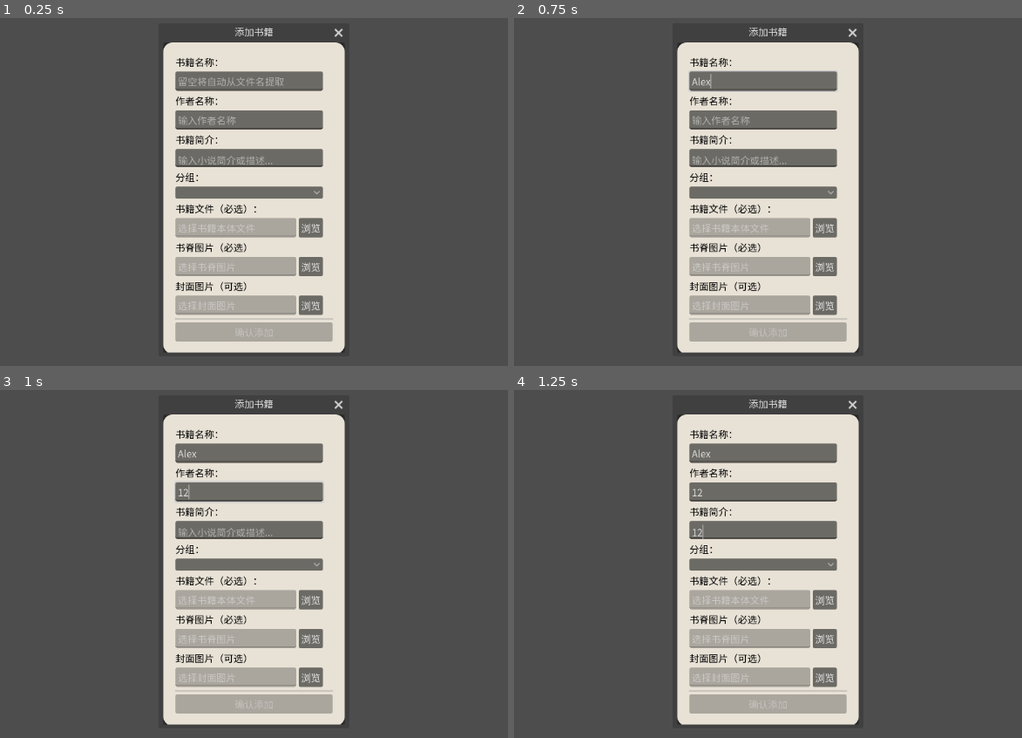
Above: before the commit, frames 1-4 (two rows, left to right).
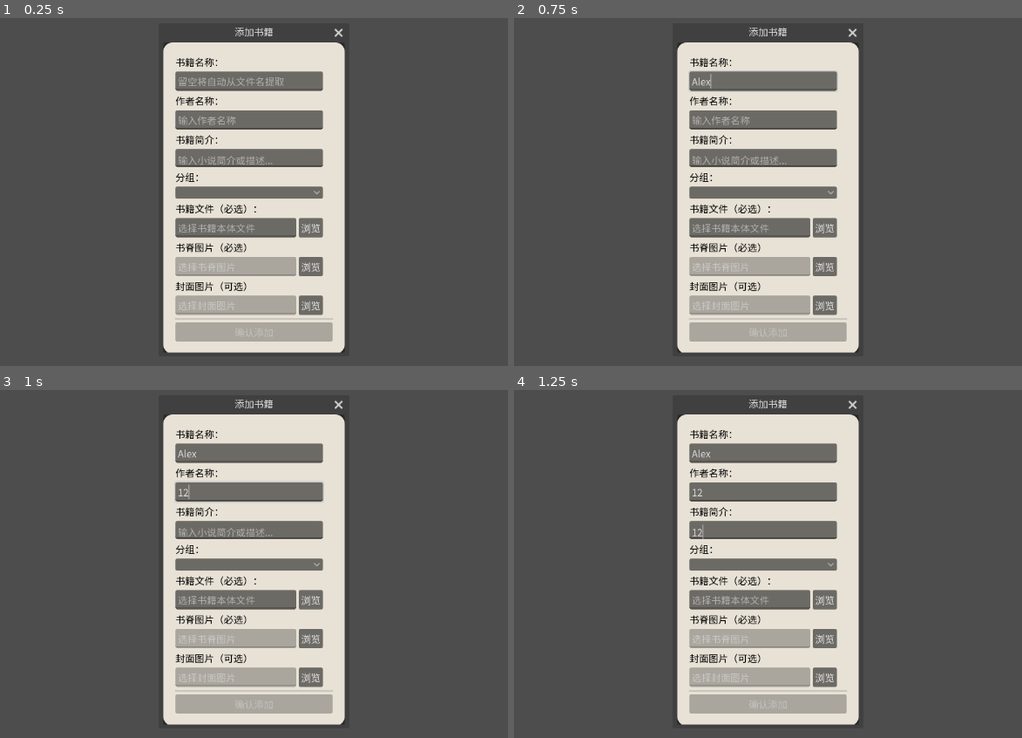
Above: after the commit, the same moments.

Repository: Yinguiqi/LifeLibrary
Game: Godot game, scene res://scenes/add_book_window.tscn
The game is run twice, just before and just after one commit, with the same random seed, the same clock (stepped at 60 frames per second) and the same inputs. This scene is started directly instead of the project's main scene.
Inputs (mouse positions are in pixels of both pictures, inside the frame that each line leads up to):
- Up to frame 1 (0.25 s): no input
- Up to frame 2 (0.75 s): click (762, 80) at 0.52 s; type "Alex" at 0.6 s
- Up to frame 3 (1 s): click (248, 490) at 0.75 s; type "12" at 0.83 s; click (248, 529) at 0.98 s
- Up to frame 4 (1.25 s): type "12" at 1.07 s

The runs differ from the first frame. In frame 1, 1.4% of the frame differs, in the area x 34-59%, y 57-64%; in frame 2, 1.4%; in frame 3, 1.4%; in frame 4, 1.4%.

Commit message:
暂且解决了bug，但是使用编辑书的信息，还是走主场景，到时候看情况改

Diff:
--- a/LibraryManager.gd
+++ b/LibraryManager.gd
@@ -10,6 +10,7 @@
 var book_height: float
 var book_spacing: float = 50
 var book_x: float = 0
+var books_container_x: float = 0
 # --- 内存数据 ---
 # 这个数组里装的全是 BookDataScript 的实例对象
 var _books: Array = []
--- a/main.gd
+++ b/main.gd
@@ -10,6 +10,8 @@
 	check_base_path()
 	LibraryManager.load_book_height_from_config()
 	load_books_from_json()
+	books_container.position.x = LibraryManager.books_container_x
+
 
 
 # 检查是否存在base_path路径
--- a/scenes/add_book_window.gd
+++ b/scenes/add_book_window.gd
@@ -128,11 +128,10 @@
 	if self.title == "添加书籍":
 		# 调用方法
 		LibraryManager.add_new_book(path,texture,book_name,book_cover_texture,author,introduction,group_name)
-		hide()
-		get_tree().change_scene_to_file("res://scenes/main.tscn")
 	else:
 		LibraryManager.update_book_info(target_id,book_name,path,texture,book_cover_texture,author,introduction,group_name)
-		hide()
+	hide()
+	get_tree().change_scene_to_file("res://scenes/main.tscn")
 
 # 复制书籍文件方法
 func copy_file(src_path: String, dst_path: String) -> int:
--- a/scenes/add_book_window.tscn
+++ b/scenes/add_book_window.tscn
@@ -87,7 +87,6 @@
 custom_minimum_size = Vector2(200, 0)
 layout_mode = 2
 placeholder_text = "选择书籍本体文件"
-editable = false
 
 [node name="BtnSelectBook" type="Button" parent="PanelContainer/MarginContainer/VBoxContainer/GridContainer/HBoxContainer"]
 unique_name_in_owner = true
--- a/scenes/books_container.gd
+++ b/scenes/books_container.gd
@@ -27,4 +27,8 @@
 	if not is_dragging:
 		self.position.x += velocity_x
 		velocity_x *= 0.9  # 惯性阻尼（越小停得越快）
+
+		# 惯性停止时更新
+		if abs(velocity_x) < 0.1 and abs(velocity_x) > 0:  # 速度接近0但还不是0
+			LibraryManager.books_container_x = self.position.x
 	self.position.x = clamp(self.position.x, -100*LibraryManager._books.size()+1000, 200)
--- a/scenes/group_manager.gd
+++ b/scenes/group_manager.gd
@@ -115,7 +115,6 @@
 	var cfg = ConfigFile.new()
 	if cfg.load("user://config.ini") == OK and cfg.has_section("group"):
 		var keys = cfg.get_section_keys("group")
-		keys.reverse()
 		for key in keys:
 			var group = cfg.get_value("group", key)
 			var item := CATEGORY_ITEM_SCENE.instantiate()
--- a/texture_button.gd
+++ b/texture_button.gd
@@ -54,6 +54,8 @@
 
 # 在其他脚本中调用：
 func edit_current_book() -> void:
+	print(book.data_ref.id)
+	print(LibraryManager.current_book_data.id)
 	var current_book = LibraryManager.current_book_data
 	if current_book:
 		# 将你的 Book 对象转换为字典
